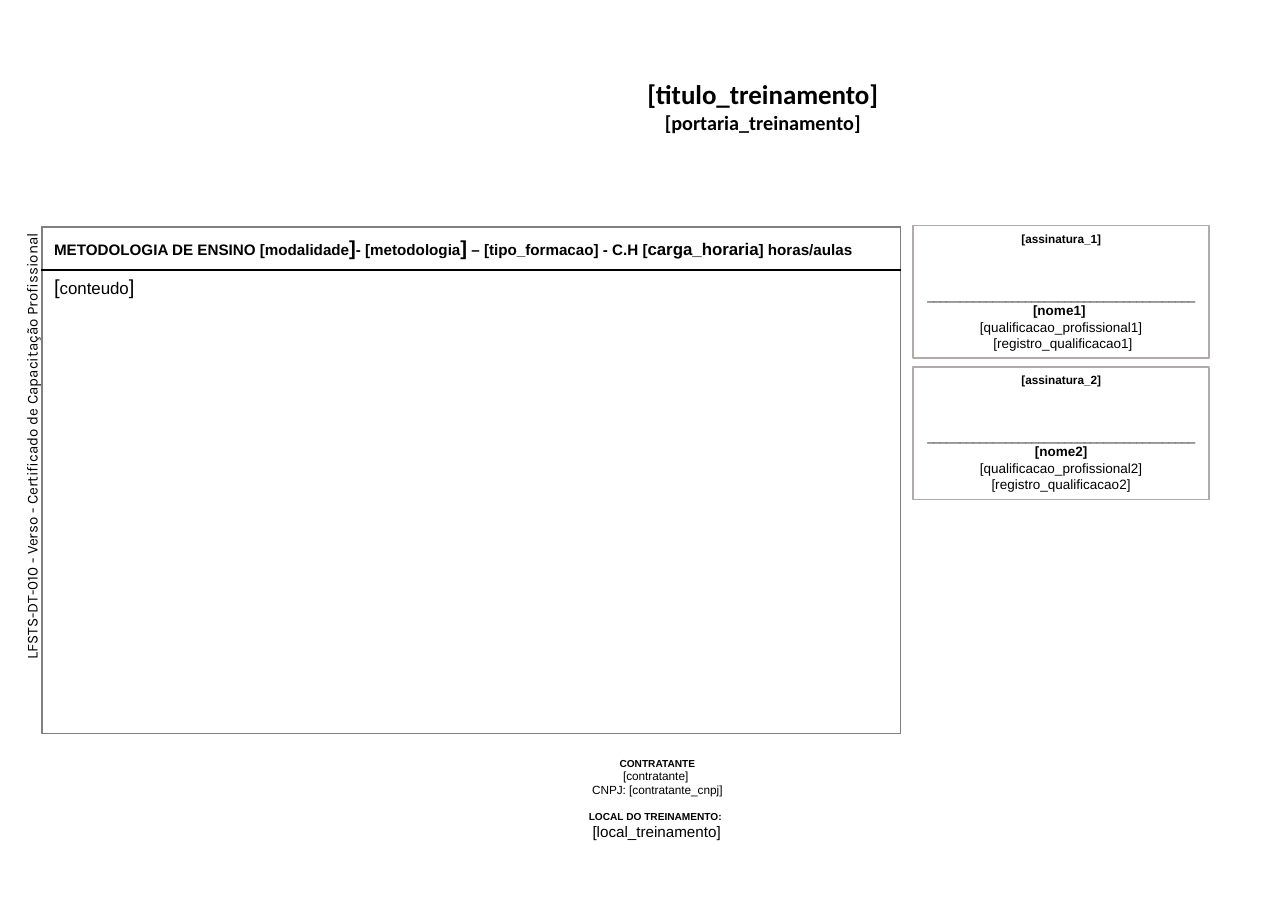
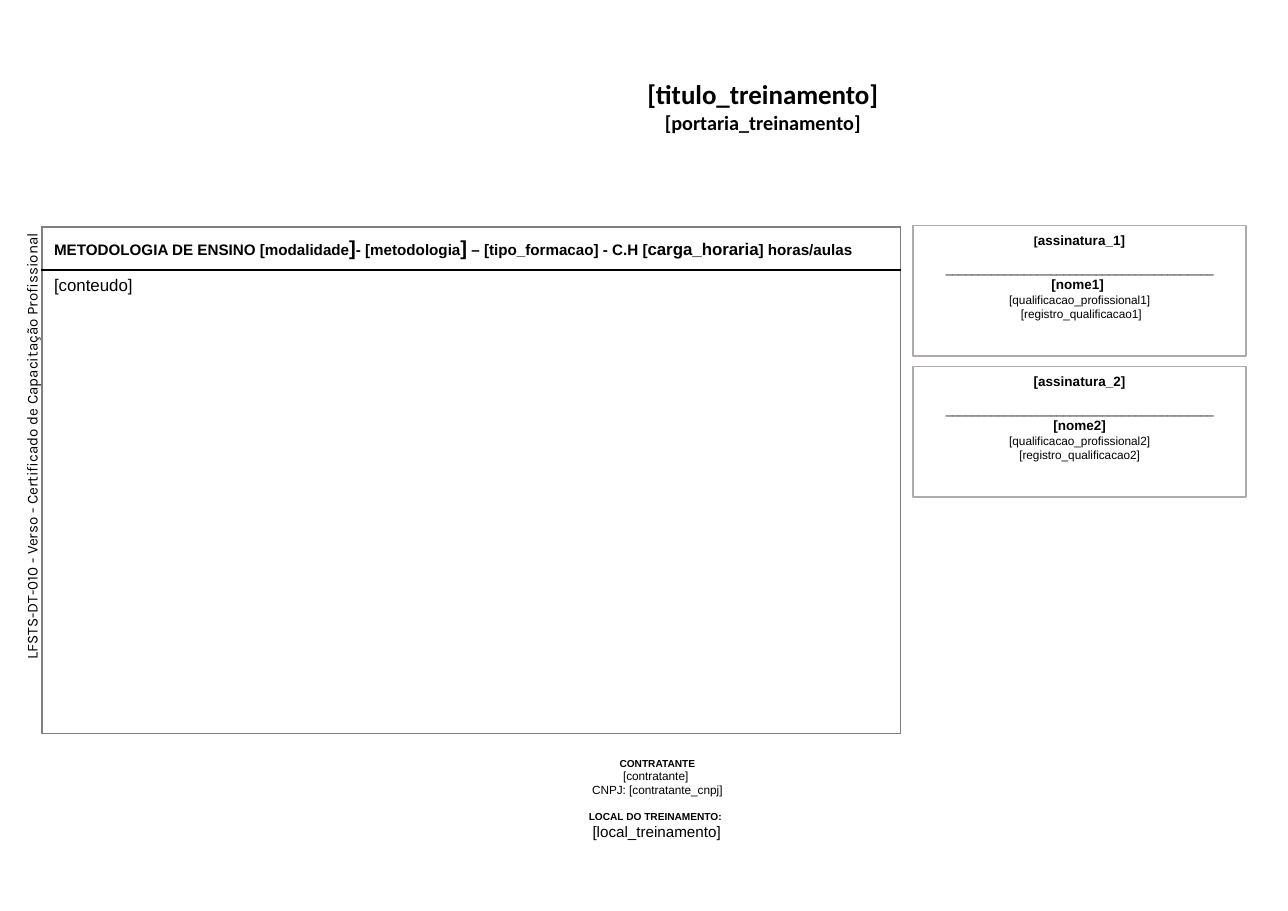
Before and after one commit to Programateca/lfsoares-front, a slide deck: slide 1 of public/templates/verso-2a.pptx. Drawn at 1288x911 pixels with LibreOffice and Linux fonts; fonts in the diff are those of the drawing; background and template pictures are left out. Boxes give left, top, right and bottom in pixels: in the first picture for what was removed or moved away, otherwise in the second. Text is boxed around its words. In the diff, an @@ line names an element or a change of style, - is before the commit and + after.

Commit message:
chore: update verso-2a.pptx template file

```diff
--- a/public/templates/verso-2a.pptx
+++ b/public/templates/verso-2a.pptx
@@ table at (x1=42, y1=227, x2=901, y2=733) @@
@@ size 12 to 10 pt in "[conteudo]" @@
@@ rectangle "[assinatura_1]" resized from (x1=913, y1=226, x2=1209, y2=358) to (x1=913, y1=226, x2=1246, y2=357) @@
@@ text in rectangle at (x1=1009, y1=235, x2=1150, y2=320): size 7 to 8 pt in "[assinatura_1]"; size 8 to 7 pt in "[qualificacao_profissional1]", "[registro_qualificacao1]" @@
@@ rectangle "[assinatura_2]" resized from (x1=913, y1=367, x2=1209, y2=499) to (x1=913, y1=367, x2=1246, y2=498) @@
@@ text in rectangle at (x1=1009, y1=376, x2=1150, y2=462): size 7 to 8 pt in "[assinatura_2]"; size 8 to 7 pt in "[qualificacao_profissional2]", "[registro_qualificacao2]" @@
```
